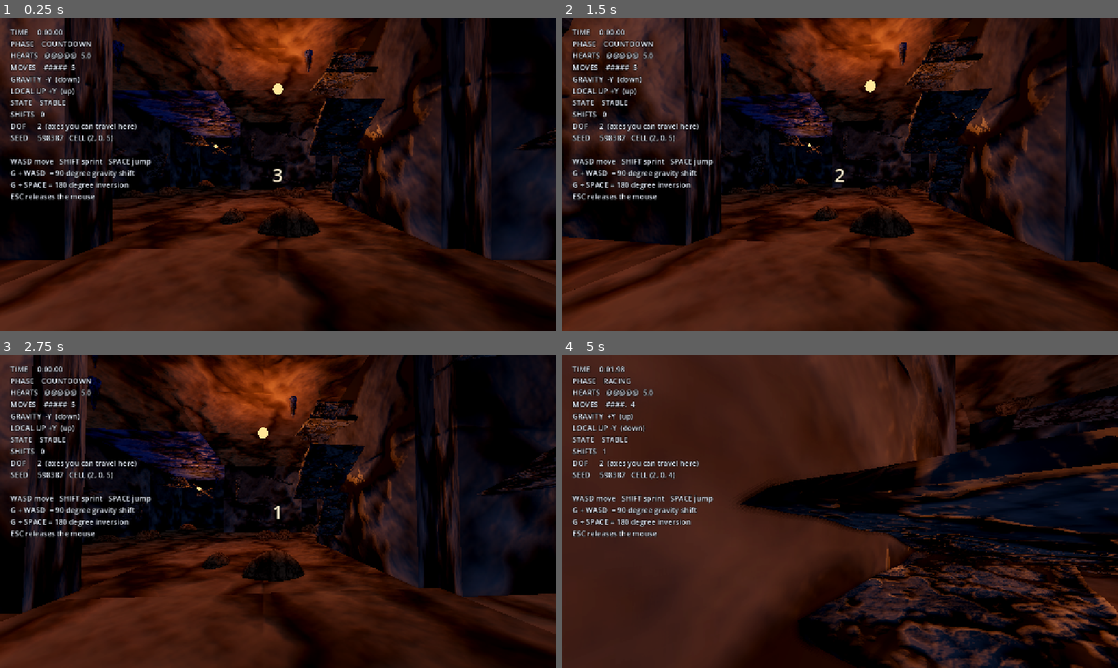
Above: before the commit, frames 1-4 (two rows, left to right).
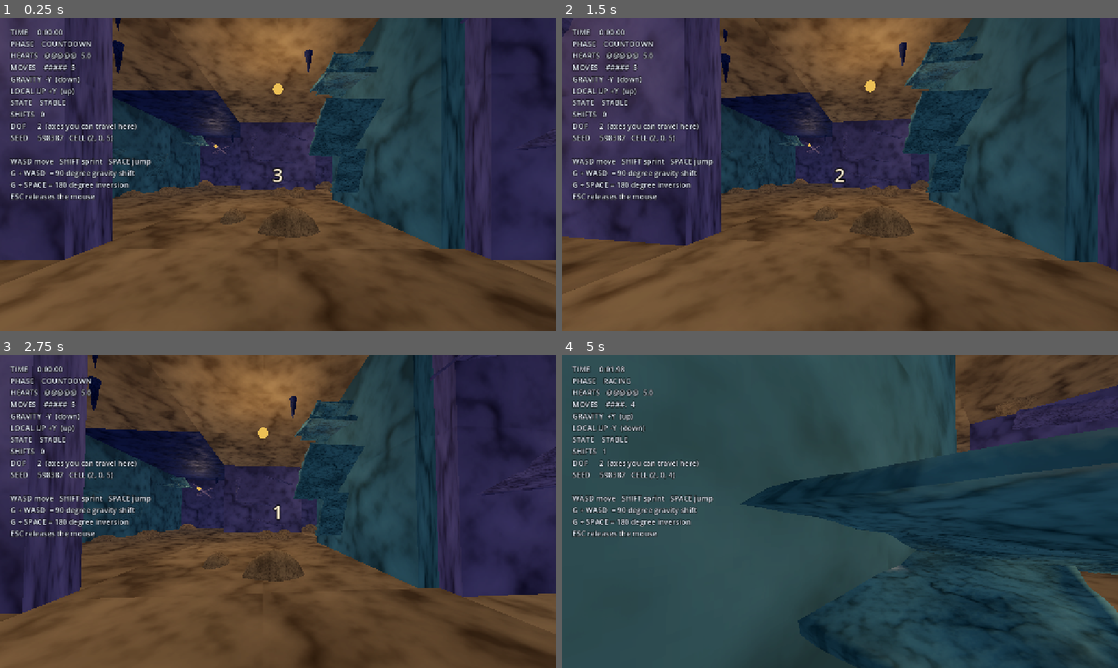
Above: after the commit, the same moments.

Repository: mdraihankabirsifat/Optimus
Game: Godot game, scene res://scenes/game/game_world.tscn
The game is run twice, just before and just after one commit, with the same random seed, the same clock (stepped at 60 frames per second) and the same inputs.
Inputs (mouse positions are in pixels of both pictures, inside the frame that each line leads up to):
- Up to frame 1 (0.25 s): no input
- Up to frame 2 (1.5 s): tap Enter at 0.5 s; move the mouse to (867, 174) at 0.52 s; hold G (gravity_mod) 0.53-1.28 s; hold W (move_forward) from 0.53 s (still down); tap Space (jump) at 0.77, 1.25 s; move the mouse to (812, 174) at 1.27 s; tap Shift (sprint) at 1.35 s
- Up to frame 3 (2.75 s): keep holding W (move_forward); tap Space (jump) at 1.52 s; tap Enter at 2 s; move the mouse to (289, 505) at 2.02 s; hold G (gravity_mod) from 2.03 s (still down)
- Up to frame 4 (5 s): keep holding W (move_forward); tap Space (jump) at 2.75, 3.02, 3.77, 4.52 s; move the mouse to (834, 517) at 2.77 s; release G (gravity_mod) at 2.78 s; tap Shift (sprint) at 2.85, 4.35 s; move the mouse to (878, 514) at 3.52 s; hold G (gravity_mod) 3.53-4.28 s; move the mouse to (795, 508) at 4.27 s

The runs differ from the first frame. In frame 1, 97% of the frame differs, in the area x 0-100%, y 0-100%; in frame 2, 97%; in frame 3, 96%; in frame 4, 98%.

Commit message:
ART-004: stylised axis-coded art direction, and the web export comes back
The realistic direction was fighting the game. This mechanic asks a player to
reorient constantly, and a uniformly brown rock corridor gives them nothing to
reorient against - so it read as muddy however much texture and lighting went in.

Every surface is now tinted by the world axis it faces: floors sand, X-facing walls
teal, Z-facing walls violet, ceilings indigo. That does three jobs at once. A racer
can read their orientation off the colours around them the instant a gravity shift
ends, which was the biggest playability problem the game had. The theme - degrees of
freedom along X, Y and Z - becomes visible in the level rather than explained on an
About screen. And it looks deliberate, which a half-finished realistic cave never
would in a jam timeframe.

Textures were regenerated flatter and lights desaturated to near-white, because the
surface colour and the per-level light tint were two colour systems competing over
the same read, and orientation is the one that matters.

REVERTED TO GL COMPATIBILITY. A flat colour-coded look needs none of Forward+'s
expensive features, so the web export is viable again, performance is better, and the
game reads more clearly than it ever did on Forward+. SHIP-002 is unblocked.

The finish is now a full-height column with a beam to the ceiling instead of a short
pillar that read as scenery. The exit stays hidden by design, but once it is in line
of sight it has to be unmistakable.

Test sweep unchanged: 150 + 200 seeds + 29 + 15, all passing.

Co-Authored-By: Claude Opus 5 <noreply@anthropic.com>

Diff:
--- a/project.godot
+++ b/project.godot
@@ -12,7 +12,7 @@
 
 config/name="Optimus"
 run/main_scene="res://scenes/game/game_world.tscn"
-config/features=PackedStringArray("4.7", "Forward Plus")
+config/features=PackedStringArray("4.7", "GL Compatibility")
 config/icon="res://icon.svg"
 
 [autoload]
@@ -82,11 +82,6 @@
 [rendering]
 
 rendering_device/driver.windows="d3d12"
-renderer/rendering_method="forward_plus"
+renderer/rendering_method="gl_compatibility"
 renderer/rendering_method.mobile="gl_compatibility"
-lights_and_shadows/directional_shadow/soft_shadow_filter_quality=1
-lights_and_shadows/positional_shadow/soft_shadow_filter_quality=1
 lights_and_shadows/positional_shadow/atlas_size=2048
-environment/ssao/quality=1
-environment/volumetric_fog/volume_size=48
-environment/volumetric_fog/volume_depth=96
--- a/scenes/game/game_world.tscn
+++ b/scenes/game/game_world.tscn
@@ -7,48 +7,29 @@
 
 [sub_resource type="Environment" id="Environment_cave"]
 background_mode = 1
-background_color = Color(0.05, 0.055, 0.075, 1)
+background_color = Color(0.14, 0.15, 0.2, 1)
 ambient_light_source = 2
-ambient_light_color = Color(0.40, 0.48, 0.64, 1)
-ambient_light_energy = 1.05
-tonemap_mode = 3
-tonemap_exposure = 1.45
-tonemap_white = 6.0
-ssao_enabled = true
-ssao_radius = 0.9
-ssao_intensity = 2.2
-ssao_power = 1.5
-ssao_detail = 0.9
-ssao_light_affect = 0.2
-ssil_enabled = false
-ssil_radius = 4.5
-ssil_intensity = 1.1
-ssil_normal_rejection = 0.6
+ambient_light_color = Color(0.62, 0.66, 0.78, 1)
+ambient_light_energy = 1.35
+tonemap_mode = 2
+tonemap_exposure = 1.0
+tonemap_white = 4.0
 glow_enabled = true
 glow_normalized = true
-glow_intensity = 0.65
-glow_strength = 1.05
-glow_bloom = 0.06
+glow_intensity = 0.55
+glow_strength = 1.0
+glow_bloom = 0.04
 glow_blend_mode = 1
-glow_hdr_threshold = 1.05
-glow_hdr_scale = 2.5
+glow_hdr_threshold = 1.2
 fog_enabled = true
-fog_light_color = Color(0.06, 0.07, 0.10, 1)
-fog_light_energy = 0.5
-fog_density = 0.0035
+fog_light_color = Color(0.18, 0.2, 0.28, 1)
+fog_light_energy = 1.0
+fog_density = 0.0075
 fog_sky_affect = 0.0
-volumetric_fog_enabled = true
-volumetric_fog_density = 0.011
-volumetric_fog_albedo = Color(0.70, 0.71, 0.74, 1)
-volumetric_fog_emission = Color(0.03, 0.028, 0.032, 1)
-volumetric_fog_gi_inject = 0.8
-volumetric_fog_anisotropy = 0.25
-volumetric_fog_length = 42.0
-volumetric_fog_detail_spread = 1.5
 adjustment_enabled = true
-adjustment_contrast = 1.08
-adjustment_saturation = 1.05
-adjustment_brightness = 1.02
+adjustment_contrast = 1.10
+adjustment_saturation = 1.10
+adjustment_brightness = 1.03
 
 [node name="GameWorld" type="Node3D"]
 script = ExtResource("1_cave")
--- a/scripts/cave/cave_builder.gd
+++ b/scripts/cave/cave_builder.gd
@@ -16,12 +16,18 @@
 ## Physics layers: 1 is cave geometry, 2 is racers.
 const LAYER_WORLD := 1
 const LAYER_RACERS := 2
-## Stand-on-able surfaces get a warm tone and overheads a cool one, so a racer who has
-## just rotated their gravity still has an absolute reference for which way world-up is.
-const COLOUR_FLOOR := Color(0.58, 0.47, 0.36)
-const COLOUR_CEILING := Color(0.34, 0.39, 0.52)
-const COLOUR_WALL := Color(0.46, 0.45, 0.43)
-const COLOUR_FINISH := Color(1.0, 0.68, 0.22)
+## Surfaces are tinted by the WORLD AXIS they face, not by how they look in isolation.
+##
+## The theme is degrees of freedom along X, Y and Z, so the cave states it directly: every
+## floor is sand, every X-facing wall is teal, every Z-facing wall is violet. After a
+## gravity shift a racer can read their new orientation off the colours around them without
+## a single HUD element, which is the difference between the mechanic feeling clever and
+## feeling disorienting.
+const COLOUR_FLOOR := Color(0.82, 0.64, 0.42)
+const COLOUR_CEILING := Color(0.24, 0.26, 0.40)
+const COLOUR_WALL_X := Color(0.40, 0.58, 0.57)
+const COLOUR_WALL_Z := Color(0.52, 0.46, 0.60)
+const COLOUR_FINISH := Color(1.0, 0.72, 0.26)
 
 ## Slabs bucketed by "kind|level". One MultiMesh per bucket rather than three spanning
 ## the whole cave: the GL Compatibility renderer picks lights PER OBJECT, so a single
@@ -59,7 +65,7 @@
 		var kind := parts[0]
 		root.add_child(_make_batch(
 			"Batch_%s" % key.replace("|", "_"), _buckets[key],
-			"stone_%s" % kind, _surface_colour(kind), _surface_uv_scale(kind)))
+			_texture_set(kind), _surface_colour(kind), _surface_uv_scale(kind)))
 	root.add_child(_make_collision())
 	root.add_child(_make_finish(graph))
 	_add_lights(graph, root)
@@ -81,7 +87,7 @@
 				+ Vector3(CaveGraph.DIRS[dir_index]) * (CELL_SIZE * 0.5)
 			var xform := Transform3D(Basis().scaled(size), centre)
 
-			var kind := "wall"
+			var kind := "wallx" if dir_index <= CaveGraph.DIR_MINUS_X else "wallz"
 			match dir_index:
 				CaveGraph.DIR_DOWN:
 					kind = "floor"
@@ -110,13 +116,21 @@
 	match kind:
 		"floor": return COLOUR_FLOOR
 		"ceiling": return COLOUR_CEILING
-		_: return COLOUR_WALL
+		"wallx": return COLOUR_WALL_X
+		_: return COLOUR_WALL_Z
+
+
+func _texture_set(kind: String) -> String:
+	match kind:
+		"floor": return "stone_floor"
+		"ceiling": return "stone_ceiling"
+		_: return "stone_wall"
 
 
 ## Higher numbers tile the texture more often, so detail reads instead of smearing across
 ## a whole 8-unit slab.
 func _surface_uv_scale(kind: String) -> float:
-	return 0.42 if kind == "wall" else 0.45
+	return 0.45 if kind == "floor" or kind == "ceiling" else 0.42
 
 
 func _slab_size(dir_index: int) -> Vector3:
@@ -165,7 +179,7 @@
 	if normal != null:
 		mat.normal_enabled = true
 		mat.normal_texture = normal
-		mat.normal_scale = 2.2
+		mat.normal_scale = 0.85
 
 	var rough := _load_texture(texture_set, "rough")
 	if rough != null:
@@ -178,9 +192,9 @@
 		mat.ao_texture = ao
 		mat.ao_texture_channel = BaseMaterial3D.TEXTURE_CHANNEL_GRAYSCALE
 		# Cavity shading should darken the creases without flattening the lighting.
-		mat.ao_light_affect = 0.35
-
-	mat.roughness = 0.92
+		mat.ao_light_affect = 0.15
+
+	mat.roughness = 0.85
 	mat.metallic = 0.0
 	mat.uv1_scale = Vector3(uv_scale, uv_scale, uv_scale)
 	mat.uv1_triplanar = true
@@ -232,23 +246,44 @@
 	mat.albedo_color = COLOUR_FINISH
 	mat.emission_enabled = true
 	mat.emission = COLOUR_FINISH
-	mat.emission_energy_multiplier = 6.0
-
-	# A pillar standing on the cell floor rather than a cube floating at its centre, so it
-	# reads as a landmark down a corridor instead of swallowing the camera on arrival.
-	var mesh := MeshInstance3D.new()
+	mat.emission_energy_multiplier = 4.5
+
+	# The exit is hidden by design, but once it is in line of sight it has to be
+	# unmistakable. A short pillar read as scenery; this is a full-height column plus a
+	# beam running to the ceiling, so it is visible down a corridor and through a shaft
+	# from another level rather than only when you are standing on it.
+	var column := MeshInstance3D.new()
 	var box := BoxMesh.new()
-	box.size = Vector3(2.0, 4.0, 2.0)
-	mesh.mesh = box
-	mesh.material_override = mat
-	mesh.position = Vector3(0.0, -CELL_SIZE * 0.5 + 2.0, 0.0)
-	area.add_child(mesh)
+	box.size = Vector3(1.6, CELL_SIZE * 0.55, 1.6)
+	column.mesh = box
+	column.material_override = mat
+	column.position = Vector3(0.0, -CELL_SIZE * 0.5 + CELL_SIZE * 0.275, 0.0)
+	area.add_child(column)
+
+	var beam := MeshInstance3D.new()
+	var shaft := CylinderMesh.new()
+	shaft.top_radius = 0.35
+	shaft.bottom_radius = 0.9
+	shaft.height = CELL_SIZE
+	shaft.radial_segments = 8
+	beam.mesh = shaft
+	var beam_mat := StandardMaterial3D.new()
+	beam_mat.albedo_color = Color(COLOUR_FINISH.r, COLOUR_FINISH.g, COLOUR_FINISH.b, 0.28)
+	beam_mat.emission_enabled = true
+	beam_mat.emission = COLOUR_FINISH
+	beam_mat.emission_energy_multiplier = 5.0
+	beam_mat.shading_mode = BaseMaterial3D.SHADING_MODE_UNSHADED
+	beam_mat.transparency = BaseMaterial3D.TRANSPARENCY_ALPHA
+	beam_mat.blend_mode = BaseMaterial3D.BLEND_MODE_ADD
+	beam_mat.cull_mode = BaseMaterial3D.CULL_DISABLED
+	beam.mesh.material = beam_mat
+	beam.position = Vector3.ZERO
+	area.add_child(beam)
 
 	var light := OmniLight3D.new()
 	light.light_color = COLOUR_FINISH
 	light.light_energy = 9.0
 	light.omni_range = CELL_SIZE * 3.6
-	light.light_volumetric_fog_energy = 3.0
 	light.position = Vector3(0.0, -CELL_SIZE * 0.5 + 4.5, 0.0)
 	area.add_child(light)
 	return area
@@ -260,11 +295,14 @@
 ## pale and cold. In a game about moving vertically that gives a racer an instant read on
 ## how high they are without a single HUD element, and it stops 50-odd stone cells from
 ## looking like one continuous corridor.
+## Near-white with only a slight bias per level. The surfaces already carry a strong
+## colour code by axis; saturated lights on top of that would be two colour systems
+## fighting over the same read, and orientation is the one that matters.
 const LEVEL_LIGHT: Array[Color] = [
-	Color(1.00, 0.62, 0.28),
-	Color(1.00, 0.86, 0.52),
-	Color(0.68, 0.88, 1.00),
-	Color(0.55, 0.82, 1.10),
+	Color(1.00, 0.90, 0.78),
+	Color(1.00, 0.95, 0.88),
+	Color(0.92, 0.96, 1.00),
+	Color(0.88, 0.94, 1.00),
 ]
 
 
@@ -277,7 +315,7 @@
 	flame.albedo_color = Color(1.0, 0.72, 0.34)
 	flame.emission_enabled = true
 	flame.emission = Color(1.0, 0.66, 0.28)
-	flame.emission_energy_multiplier = 8.0
+	flame.emission_energy_multiplier = 4.0
 	flame.shading_mode = BaseMaterial3D.SHADING_MODE_UNSHADED
 
 	var cells: Array = graph.cells.keys()
@@ -300,13 +338,12 @@
 		var light := OmniLight3D.new()
 		light.position = base
 		light.light_color = tint
-		light.light_energy = 6.5 if junction else 5.0
+		light.light_energy = 5.0 if junction else 3.8
 		light.omni_range = CELL_SIZE * 2.6
 		light.omni_attenuation = 1.5
 		# Feeds the volumetric fog so each torch throws a visible shaft of light rather
 		# than just brightening the stone around it.
-		light.light_volumetric_fog_energy = 0.9
-		light.light_specular = 0.6
+		light.light_specular = 0.25
 		# Shadows only at junctions: they are the expensive part and the places worth
 		# spending it, since that is where geometry overlaps and depth needs reading.
 		light.shadow_enabled = junction and placed % 3 == 0
@@ -395,7 +432,8 @@
 				var right := fwd.cross(up).normalized()
 				var b := Basis(right, up, -fwd).rotated(up, rng.randf_range(0.0, TAU))
 				var sc := rng.randf_range(1.4, 2.6)
-				_bucket(panels, rng.randi() % PANEL_VARIANTS,
+				var axis := "wallx" if dir_index <= CaveGraph.DIR_MINUS_X else "wallz"
+				_bucket(panels, "%s|%d" % [axis, rng.randi() % PANEL_VARIANTS],
 					Transform3D(b.scaled(Vector3(sc, rng.randf_range(0.6, 1.2), sc)), p4))
 
 	var detail := Node3D.new()
@@ -404,10 +442,32 @@
 	_emit_props(detail, boulders, "boulder", "stone_floor", COLOUR_FLOOR)
 	_emit_props(detail, rubble, "rubble", "stone_floor", COLOUR_FLOOR)
 	_emit_props(detail, spikes, "stalactite", "stone_ceiling", COLOUR_CEILING)
-	_emit_props(detail, panels, "wall_panel", "stone_wall", COLOUR_WALL)
-
-
-func _bucket(store: Dictionary, variant: int, xform: Transform3D) -> void:
+	_emit_panels(detail, panels)
+
+
+## Panels are keyed "axis|variant" so each one is emitted in its own wall's colour.
+func _emit_panels(parent: Node3D, store: Dictionary) -> void:
+	for key: String in store:
+		var parts := key.split("|")
+		var axis := parts[0]
+		var mesh := _prop_mesh("wall_panel_%02d" % int(parts[1]))
+		if mesh == null:
+			continue
+		var items: Array[Transform3D] = store[key]
+		var mm := MultiMesh.new()
+		mm.transform_format = MultiMesh.TRANSFORM_3D
+		mm.mesh = mesh
+		mm.instance_count = items.size()
+		for i in items.size():
+			mm.set_instance_transform(i, items[i])
+		var node := MultiMeshInstance3D.new()
+		node.name = "panel_%s" % key.replace("|", "_")
+		node.multimesh = mm
+		node.material_override = _stone_material("stone_wall", _surface_colour(axis), 0.8)
+		parent.add_child(node)
+
+
+func _bucket(store: Dictionary, variant: Variant, xform: Transform3D) -> void:
 	if not store.has(variant):
 		store[variant] = [] as Array[Transform3D]
 	store[variant].append(xform)
--- a/tests/cave_shot.gd
+++ b/tests/cave_shot.gd
@@ -20,7 +20,10 @@
 	await _wait(50)
 	_shot("cave_02_midway")
 
-	_teleport(_cave.graph.finish_cell)
+	# Stand on the cell a racer actually arrives from, facing the exit.
+	var approach: Vector3i = spine[spine.size() - 2] if spine.size() > 1 else _cave.graph.finish_cell
+	_teleport(approach)
+	_player.look_at(CaveBuilder.cell_to_world(_cave.graph.finish_cell), Vector3.UP)
 	await _wait(50)
 	_shot("cave_03_finish")
 	get_tree().quit()
Binary file changed: assets/textures/stone_ceiling_albedo.png
Binary file changed: assets/textures/stone_ceiling_ao.png
Binary file changed: assets/textures/stone_ceiling_normal.png
Binary file changed: assets/textures/stone_ceiling_rough.png
Binary file changed: assets/textures/stone_floor_albedo.png
Binary file changed: assets/textures/stone_floor_ao.png
Binary file changed: assets/textures/stone_floor_normal.png
Binary file changed: assets/textures/stone_floor_rough.png
Binary file changed: assets/textures/stone_wall_albedo.png
Binary file changed: assets/textures/stone_wall_ao.png
Binary file changed: assets/textures/stone_wall_normal.png
Binary file changed: assets/textures/stone_wall_rough.png
(and 5 more such lines)
